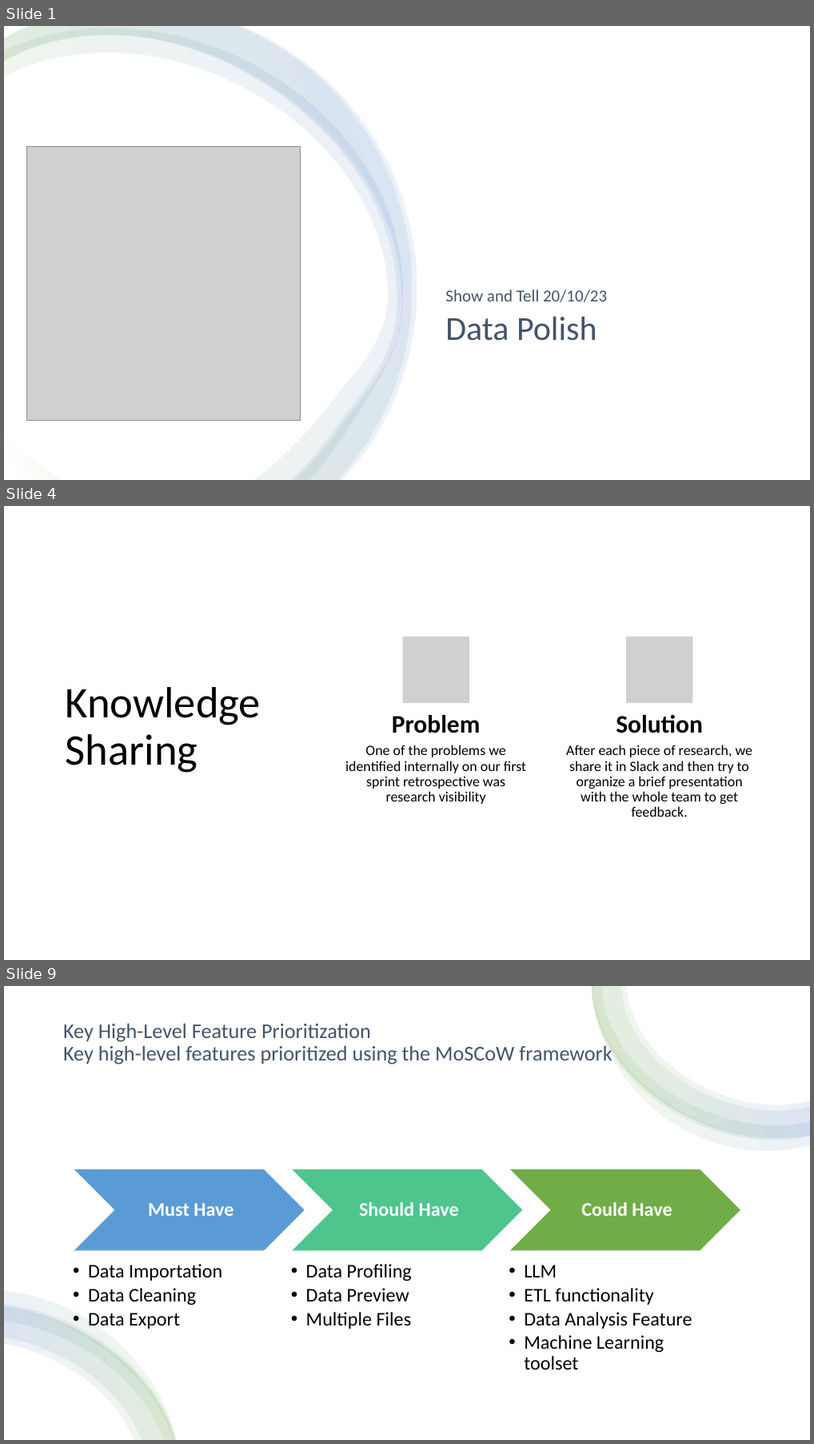
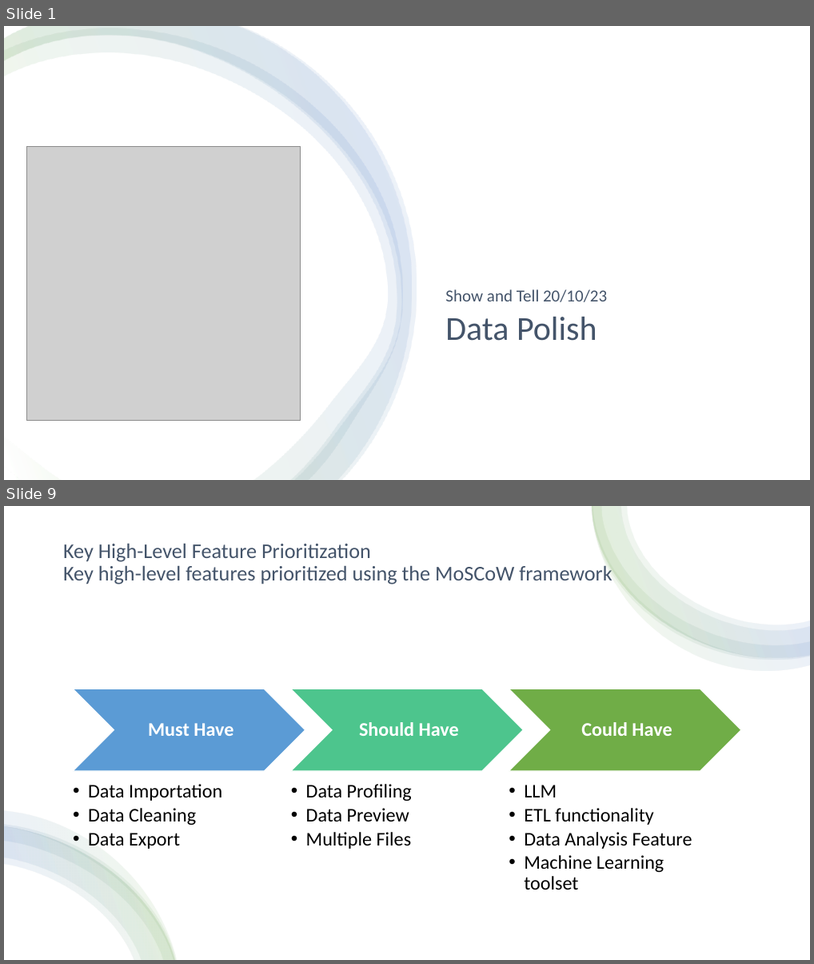
Before and after one commit to SeanMcCrossanTUD/TUD-Group-Project, a slide deck: Project supporting Artifacts/Friday Presentations/201023_friday_presentation.pptx. Shown one above the other, each under a label of ours: slides 1, 4 and 9 before the commit, slides 1 and 9 after it; the slides between them are not shown. The pictures are 814x1444 and 814x964 pixels, drawn with LibreOffice and Linux fonts; fonts in the diff are those of the drawing; grey boxes stand for pictures. Boxes give left, top, right and bottom in pixels: in the first picture for what was removed or moved away, otherwise in the second. Text is boxed around its words. In the diff, an @@ line names an element or a change of style, - is before the commit and + after.

```diff
--- a/Project supporting Artifacts/Friday Presentations/201023_friday_presentation.pptx
+++ b/Project supporting Artifacts/Friday Presentations/201023_friday_presentation.pptx
@@ slide 4 removed at (x1=4, y1=506, x2=810, y2=960), background #FFFFFF @@
@@ title removed at (x1=66, y1=687, x2=261, y2=772) @@
-Knowledge Sharing
@@ group removed at (x1=346, y1=636, x2=754, y2=816): 4 texts, 2 pictures @@
-Problem
-One of the problems we identified internally on our first sprint retrospective was research visibility
-Solution
-After each piece of research, we share it in Slack and then try to organize a brief presentation with the whole team to get feedback.
```
Also in this commit, not shown: 6 slides changed, 1 slide added, 1 other file.
